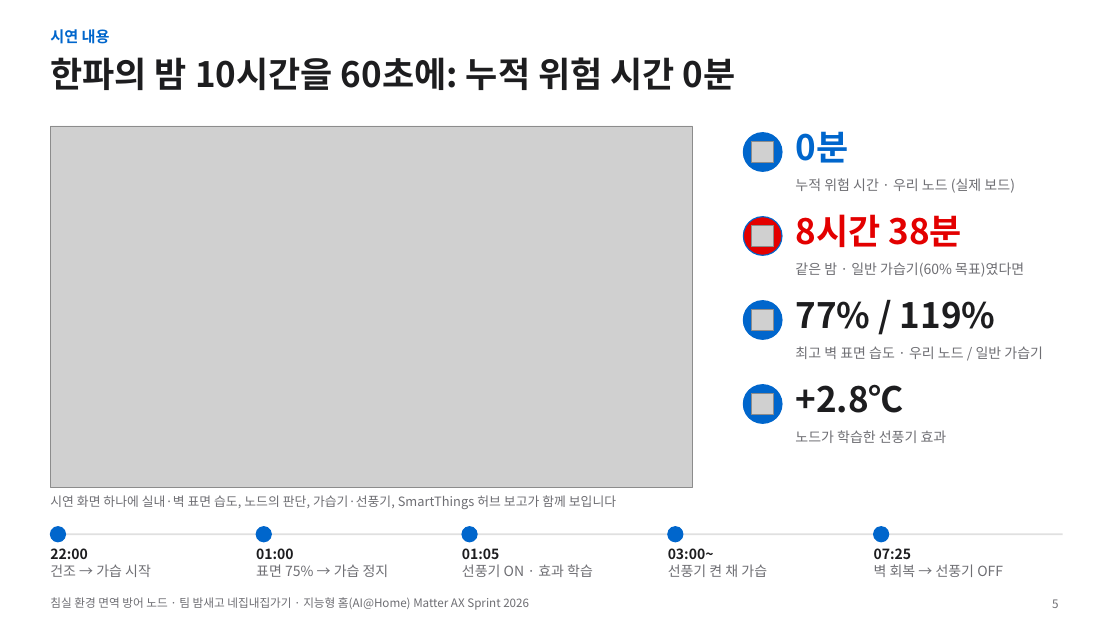
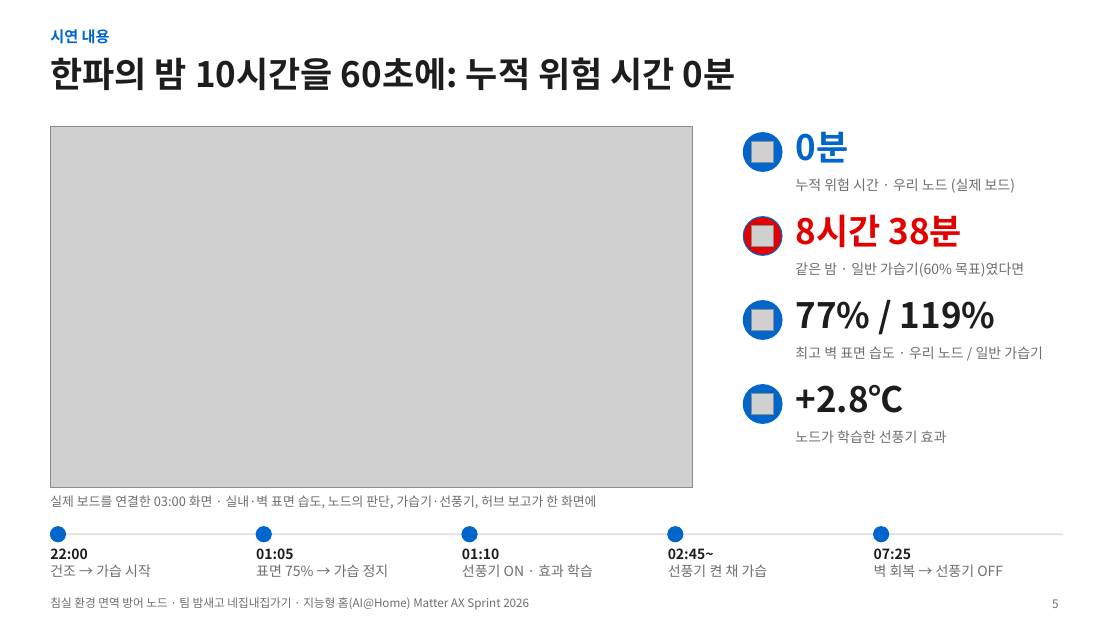
Before and after one commit to 55wind/matter-iot, a slide deck: slide 5 of docs/발표자료_침실노드.pptx. Drawn at 1120x630 pixels with LibreOffice and Linux fonts; fonts in the diff are those of the drawing; grey boxes stand for pictures. Boxes give left, top, right and bottom in pixels: in the first picture for what was removed or moved away, otherwise in the second. Text is boxed around its words. In the diff, an @@ line names an element or a change of style, - is before the commit and + after.

```diff
--- a/docs/발표자료_침실노드.pptx
+++ b/docs/발표자료_침실노드.pptx
@@ text at [50, 495, 596, 508]: text changed @@
-시연 화면 하나에 실내·벽 표면 습도, 노드의 판단, 가습기·선풍기, SmartThings 허브 보고가 함께 보입니다
+실제 보드를 연결한 03:00 화면 · 실내·벽 표면 습도, 노드의 판단, 가습기·선풍기, 허브 보고가 한 화면에
@@ text at [256, 548, 294, 559]: text changed @@
-01:00
+01:05
@@ text at [462, 548, 500, 559]: text changed @@
-01:05
+01:10
@@ text at [668, 548, 714, 559]: text changed @@
-03:00~
+02:45~
```
Also in this commit, not shown: 1 other slide changed, 6 other files.
